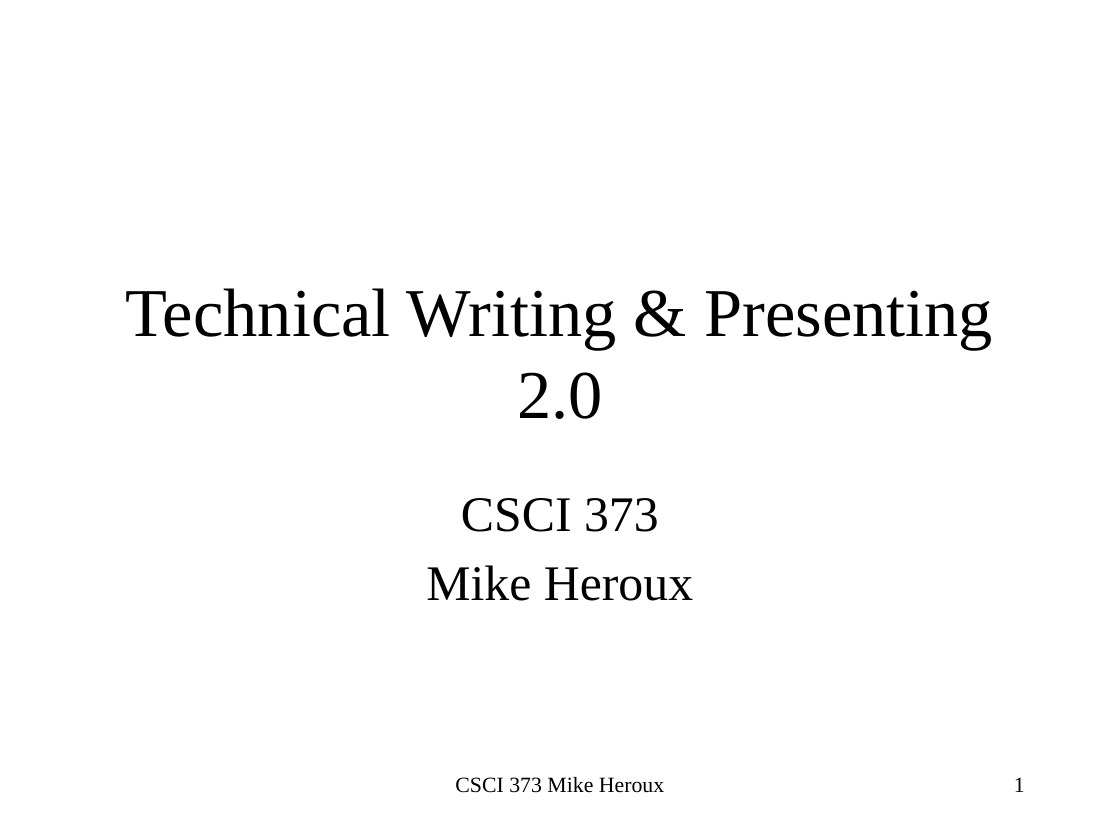
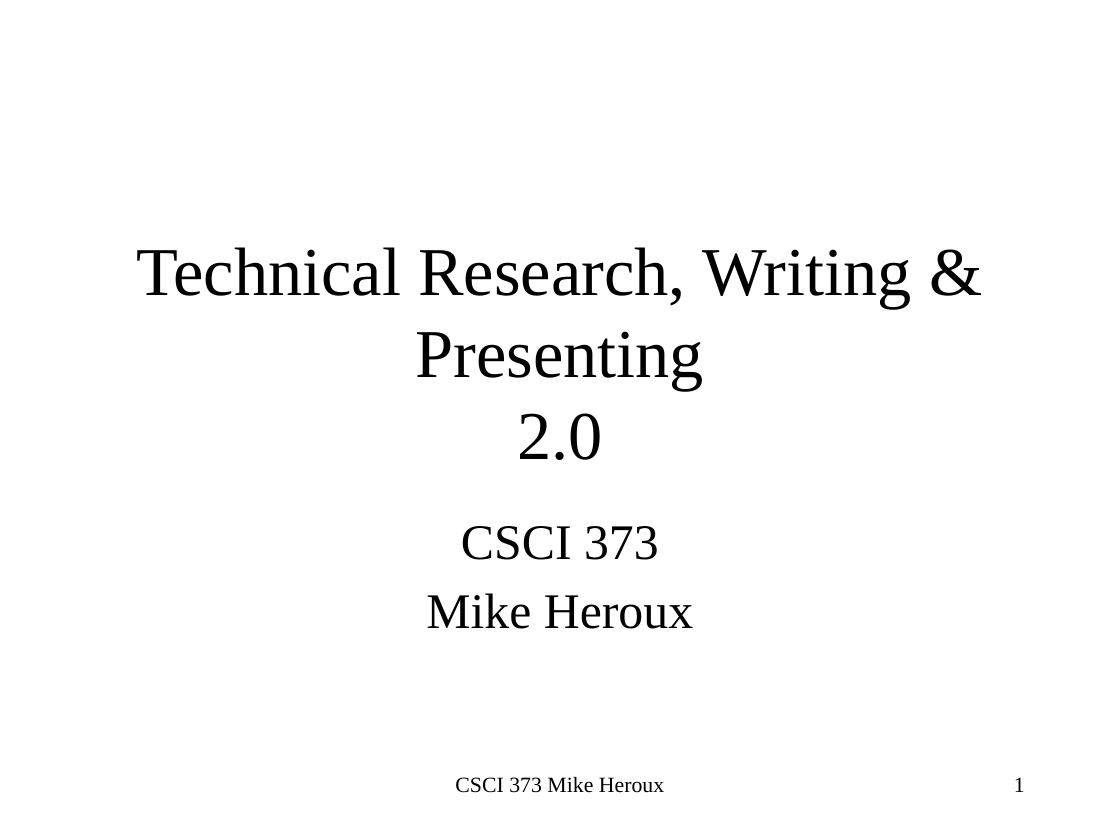
Before and after one commit to maherou/Teaching, a slide deck: slide 1 of files/CS373/TechWritingSpeaking2.0.pptx. Drawn at 1120x840 pixels with LibreOffice and Linux fonts; fonts in the diff are those of the drawing. Boxes give left, top, right and bottom in pixels: in the first picture for what was removed or moved away, otherwise in the second. Text is boxed around its words. In the diff, an @@ line names an element or a change of style, - is before the commit and + after.

```diff
--- a/files/CS373/TechWritingSpeaking2.0.pptx
+++ b/files/CS373/TechWritingSpeaking2.0.pptx
@@ title at [136,247,912,460]: text changed @@
-Technical Writing & Presenting
-2.0
+Technical Research, Writing & Presenting
+2.0
@@ subtitle "CSCI 373": place and size @@
-subtitle "CSCI 373" at [426,498,693,601]
+subtitle "CSCI 373" at [426,526,693,629]
```
Also in this commit, not shown: 3 slides added, 1 other file.
